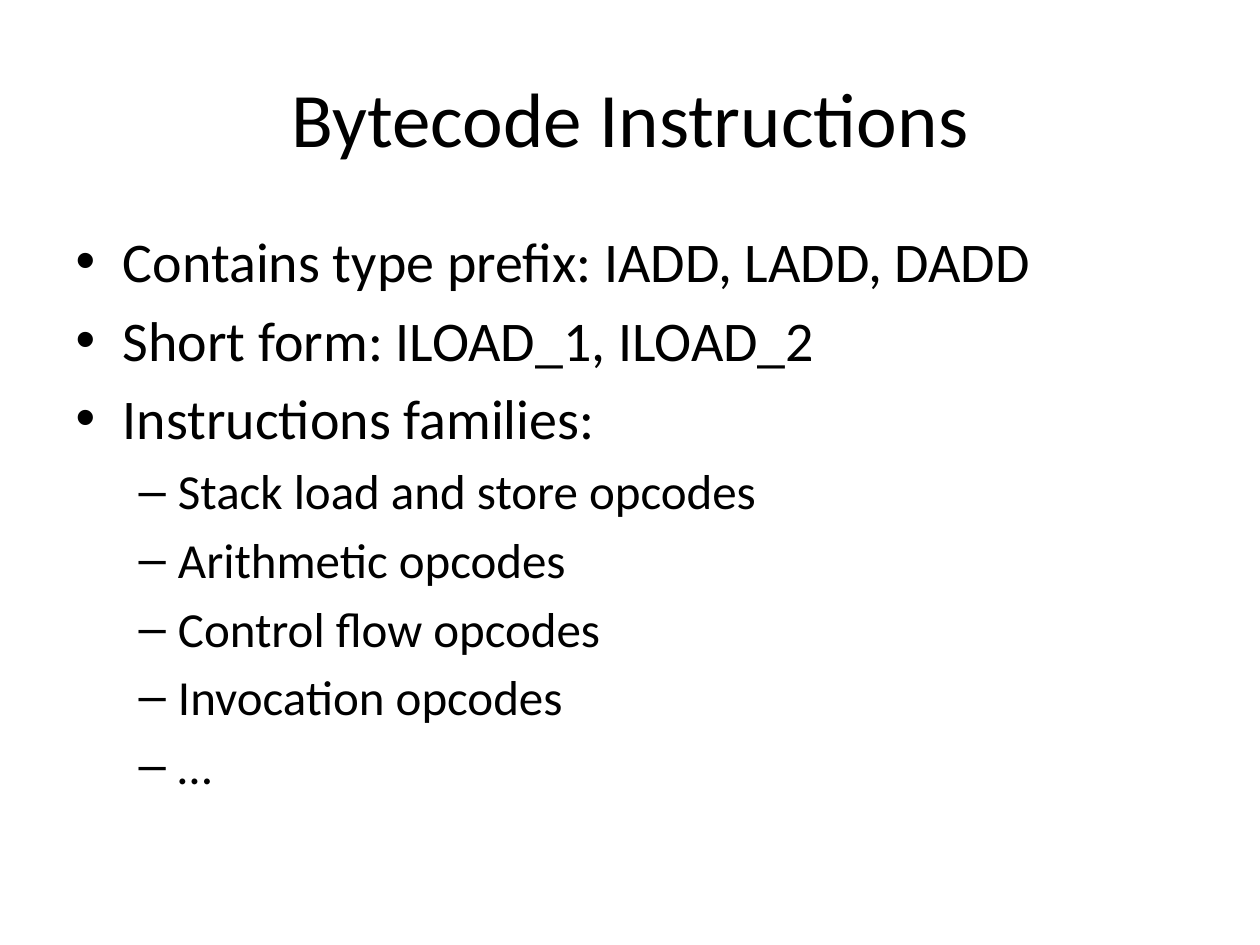
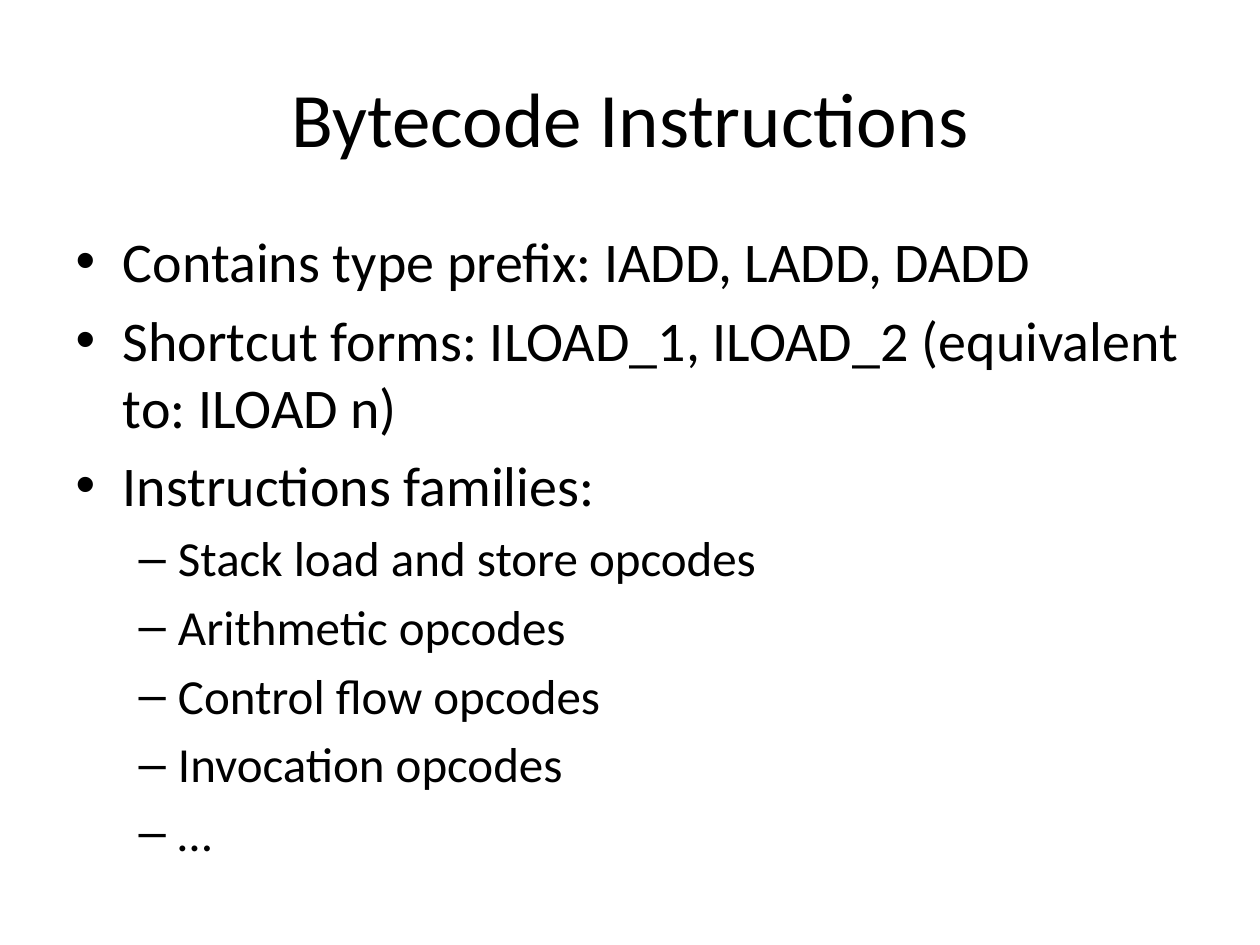
Before and after one commit to sdarioo/presentations, a slide deck: slide 10 of java_bytecode/bytecode.pptx. Drawn at 1260x945 pixels with LibreOffice and Linux fonts; fonts in the diff are those of the drawing. Boxes give left, top, right and bottom in pixels: in the first picture for what was removed or moved away, otherwise in the second. Text is boxed around its words. In the diff, an @@ line names an element or a change of style, - is before the commit and + after.

```diff
--- a/java_bytecode/bytecode.pptx
+++ b/java_bytecode/bytecode.pptx
@@ text at [123, 320, 1178, 436]: text changed @@
-• Short form: ILOAD_1, ILOAD_2
+• Shortcut forms: ILOAD_1, ILOAD_2 (equivalent to: ILOAD n)
```
Also in this commit, not shown: 4 other slides changed, 7 other files.
